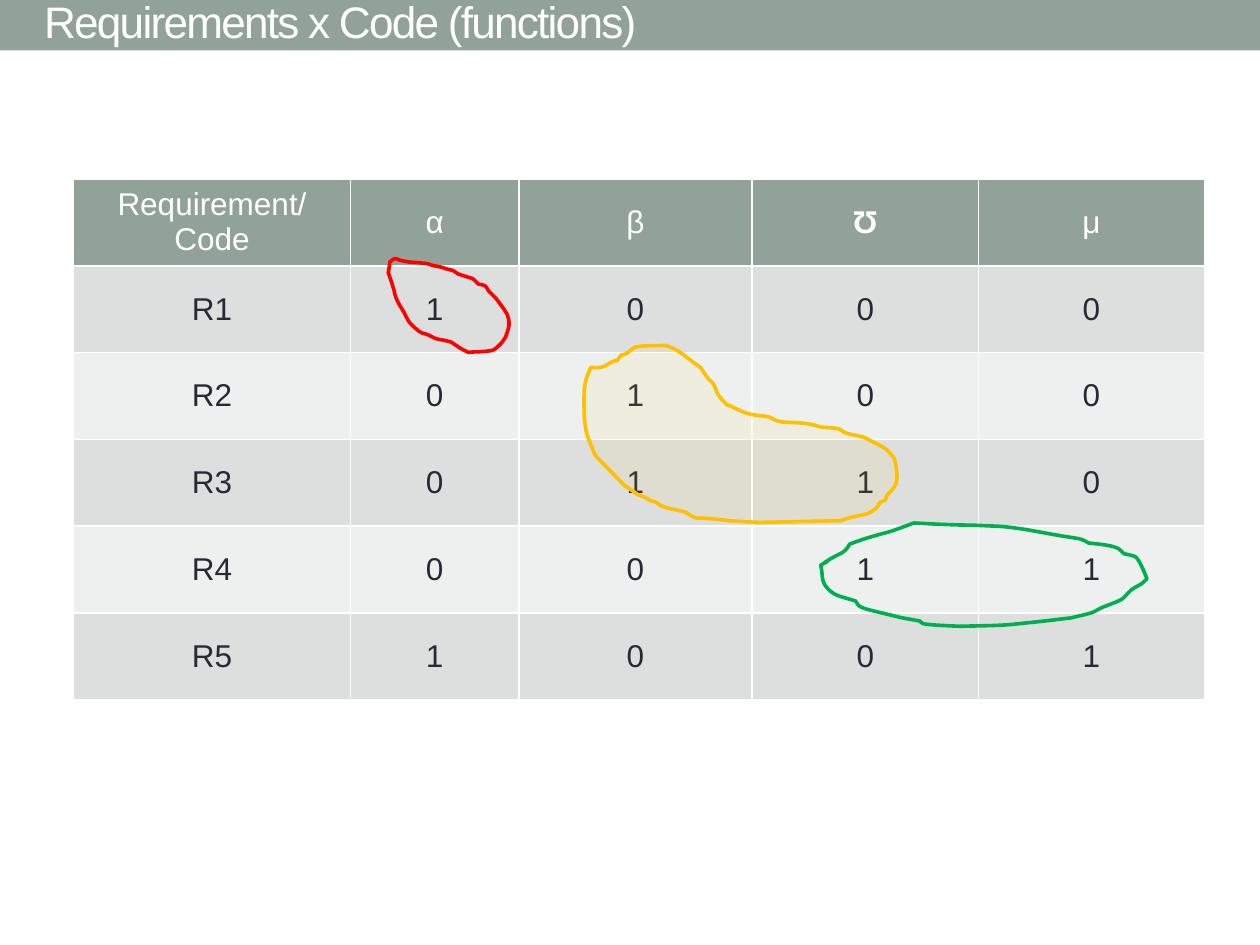
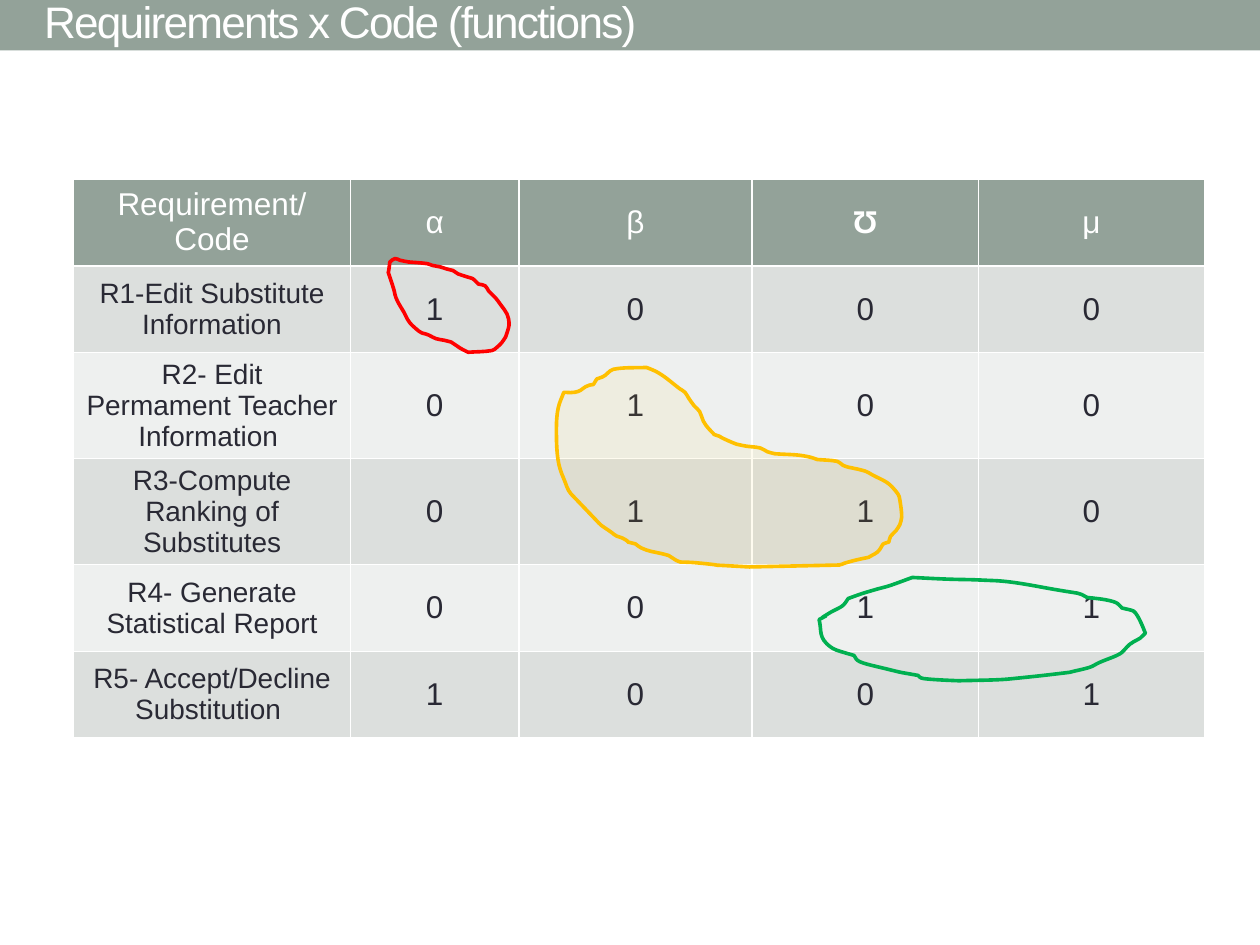
Before and after one commit to christianadriano/ReqEngResearch, a slide deck: slide 15 of Paper_TraceabilityBasedPrioritization/Writing/ProposalsToContinue.pptx. Drawn at 1260x945 pixels with LibreOffice and Linux fonts; fonts in the diff are those of the drawing. Boxes give left, top, right and bottom in pixels: in the first picture for what was removed or moved away, otherwise in the second. Text is boxed around its words. In the diff, an @@ line names an element or a change of style, - is before the commit and + after.

```diff
--- a/Paper_TraceabilityBasedPrioritization/Writing/ProposalsToContinue.pptx
+++ b/Paper_TraceabilityBasedPrioritization/Writing/ProposalsToContinue.pptx
@@ table at box(73, 179, 1206, 755) @@
-row 2, column 1: R1
+row 2, column 1: R1-Edit Substitute Information
-row 3, column 1: R2
+row 3, column 1: R2- Edit Permament Teacher Information
-row 4, column 1: R3
+row 4, column 1: R3-Compute Ranking of Substitutes
-row 5, column 1: R4
+row 5, column 1: R4- Generate Statistical Report
-row 6, column 1: R5
+row 6, column 1: R5- Accept/Decline Substitution
@@ freeform shape: place and size @@
-freeform shape at box(583, 345, 896, 523)
+freeform shape at box(557, 368, 902, 567)
@@ freeform shape: place and size @@
-freeform shape at box(820, 523, 1147, 626)
+freeform shape at box(819, 577, 1145, 680)
```
Also in this commit, not shown: 4 other slides changed, 6 other files.
